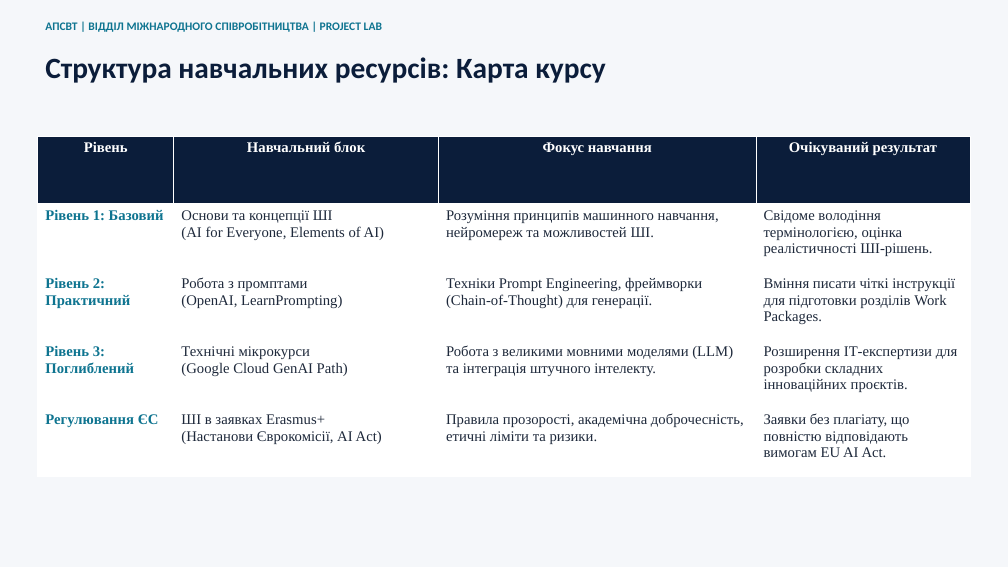
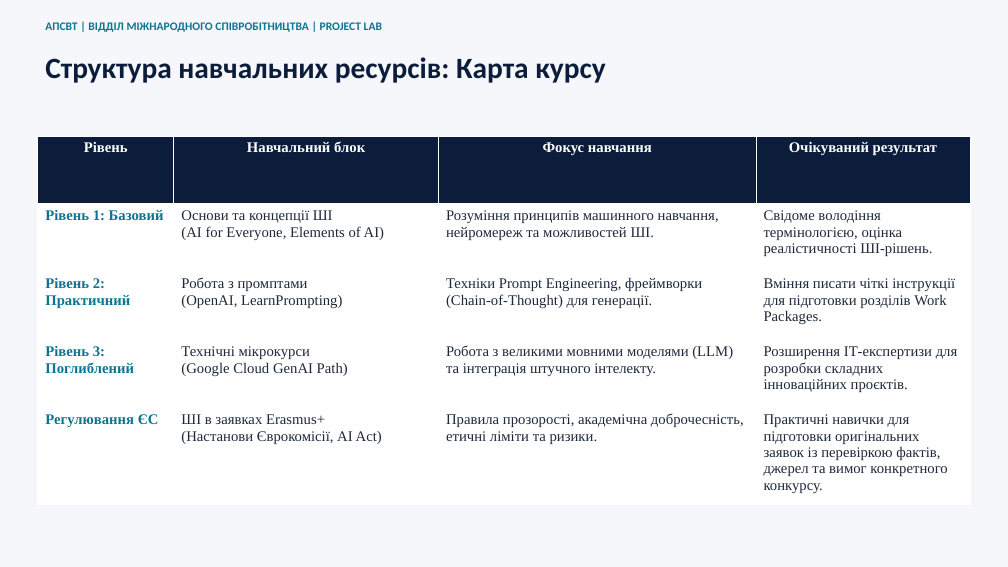
Before and after one commit to heads-and-tails/apsvt-website, a slide deck: slide 2 of public/documents/international/project-lab/project-lab-ai-erasmus-academy-2026.pptx. Drawn at 1008x567 pixels with LibreOffice and Linux fonts; fonts in the diff are those of the drawing. Boxes give left, top, right and bottom in pixels: in the first picture for what was removed or moved away, otherwise in the second. Text is boxed around its words. In the diff, an @@ line names an element or a change of style, - is before the commit and + after.

```diff
--- a/public/documents/international/project-lab/project-lab-ai-erasmus-academy-2026.pptx
+++ b/public/documents/international/project-lab/project-lab-ai-erasmus-academy-2026.pptx
@@ table at (x1=38, y1=136, x2=970, y2=497) @@
-row 5, column 4: Заявки без плагіату, що повністю відповідають вимогам EU AI Act.
+row 5, column 4: Практичні навички для підготовки оригінальних заявок із перевіркою фактів, джерел та вимог конкретного конкурсу.
```
Also in this commit, not shown: 3 other files.
